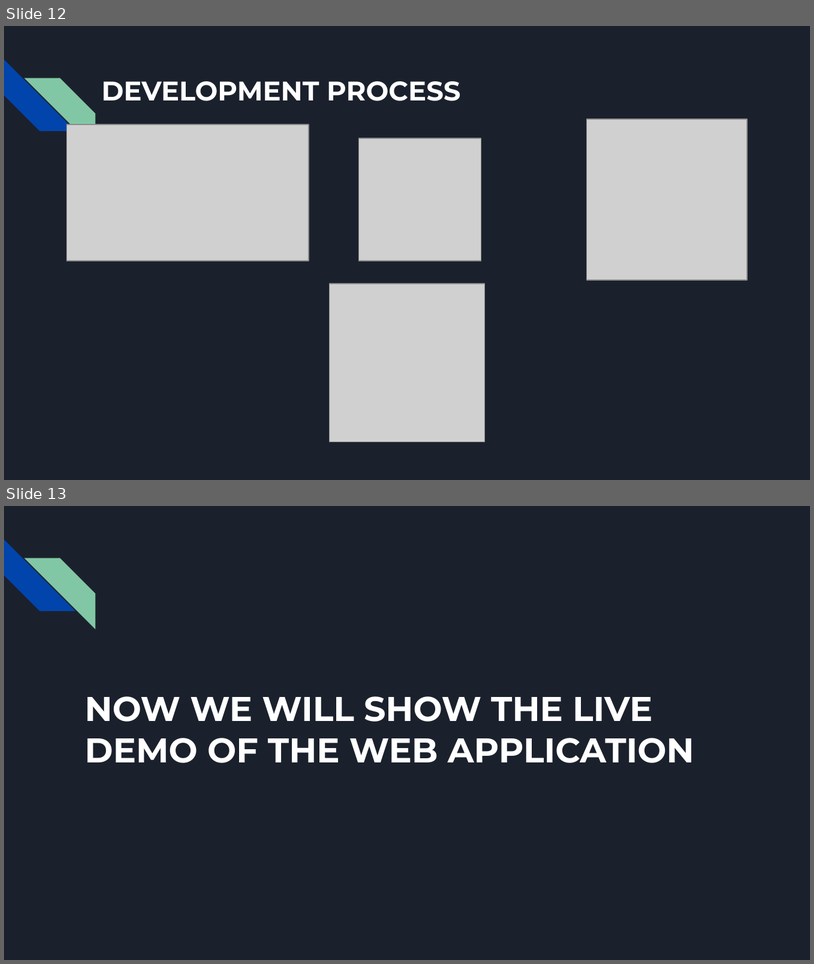
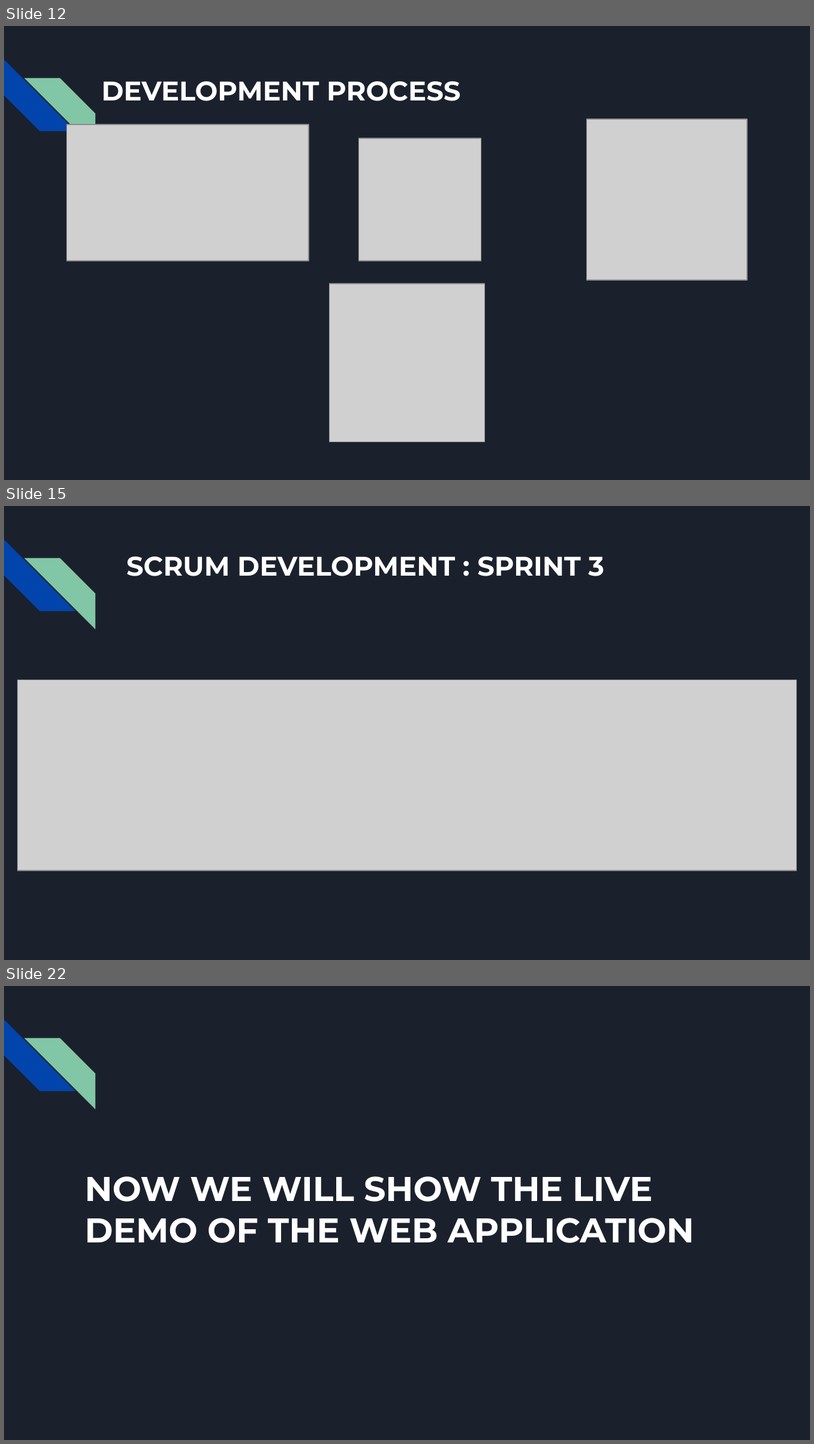
Before and after one commit to bbooss97/MarketFuture, a slide deck: documentazione/Slides presentazione progetto.pptx. Shown one above the other, each under a label of ours: slides 12 and 13 before the commit, slides 12, 15 and 22 after it; the slides between them are not shown. The pictures are 814x964 and 814x1444 pixels, drawn with LibreOffice and Linux fonts; fonts in the diff are those of the drawing; grey boxes stand for pictures. Boxes give left, top, right and bottom in pixels: in the first picture for what was removed or moved away, otherwise in the second. Text is boxed around its words. In the diff, an @@ line names an element or a change of style, - is before the commit and + after.

```diff
--- a/documentazione/Slides presentazione progetto.pptx
+++ b/documentazione/Slides presentazione progetto.pptx
@@ slide 15 added at (x1=4, y1=506, x2=810, y2=960), background #1B212C; not listed: 2 template elements that a slide beside it also shows @@
@@ title added at (x1=126, y1=556, x2=605, y2=576), 24 pt, text #FFFFFF, bold @@
+SCRUM DEVELOPMENT : SPRINT 3
@@ picture added at (x1=18, y1=680, x2=797, y2=870) @@
@@ what was slide 13 is now slide 22 @@
```
Also in this commit, not shown: 1 slide changed, 8 other slides added.
